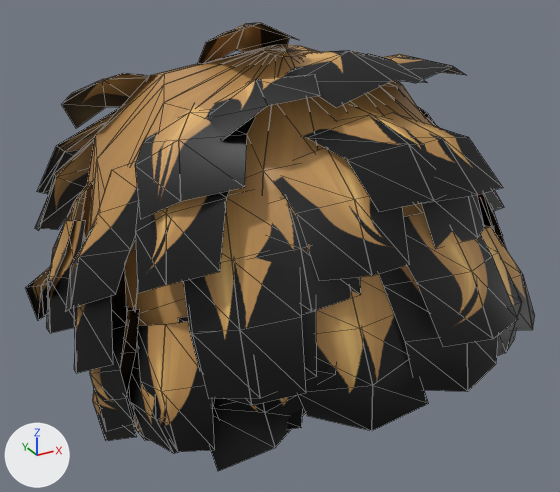
The Blender file tools/blend/hair/boy.blend: old version first, new version second.
One viewpoint serves both versions: a 50 mm lens placed at (-0.221, -0.414, 1.631), pointed at (0.002, -0.008, 1.429). Every picture has the same lights, and +X, +Y and +Z are marked at lower left. The picture after the commit comes second. Mesh edges are drawn as thin lines.

In view in the first picture: 'boy_hair'.
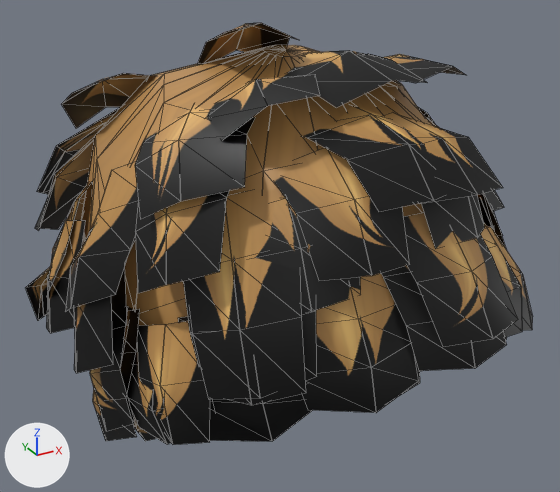
What differs and where, as boxes (x1, y1, x2, y2) in the pictures (560 x 492 px; the box of a moved part takes in the faces that stretch with it):
'boy_hair', reshaped: before (25, 23, 535, 471); after (25, 23, 533, 445)
part 1 of me_boy_hair, moved or reshaped: before (129, 228, 535, 471); after (127, 224, 533, 445)

Patch to the scene script:
```diff
--- a/tools/blend/hair/boy.blend.py
+++ b/tools/blend/hair/boy.blend.py
@@ me_boy_hair @@
 me_boy_hair.from_pydata(...)  # 3564 vertices, 1188 faces; spans x -0.15..0.145, y -0.169..0.148, z 1.263..1.577
 # used by ob_boy_hair; location = (0.0, 0.0, 0.0)
+# me_boy_hair part 1: 621 of 3564 vertices moved; they spanned x -0.124..0.119, y -0.165..-0.037, z 1.364..1.459 and now span x -0.126..0.122, y -0.167..-0.037, z 1.369..1.464; mean shift (0.0, 0.0, 0.004); largest move (-0.046, -0.12, 1.382) -> (-0.045, -0.146, 1.411)
 me_boy_hair.materials.append(mat_boy_hair)
```
